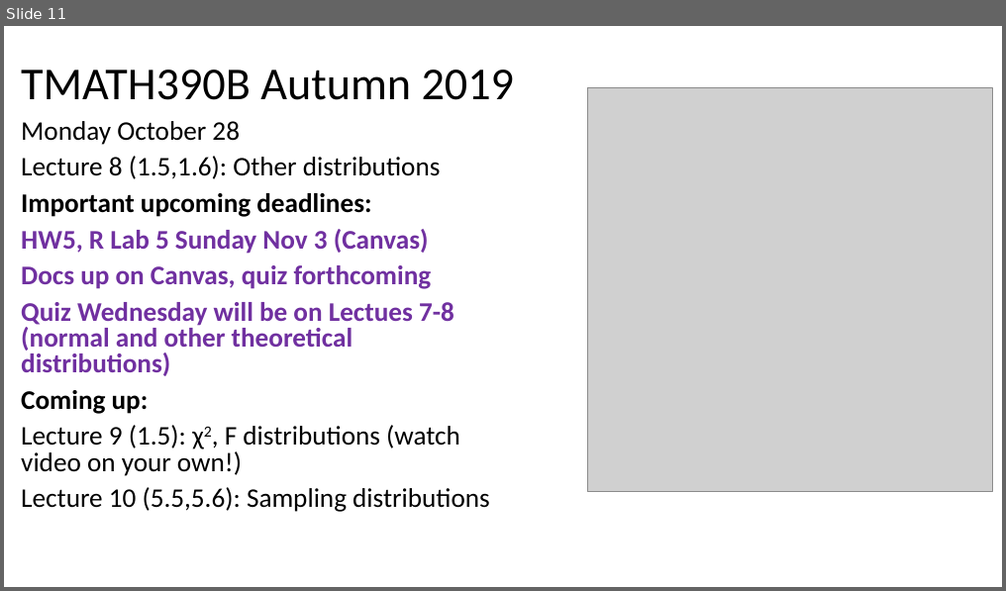
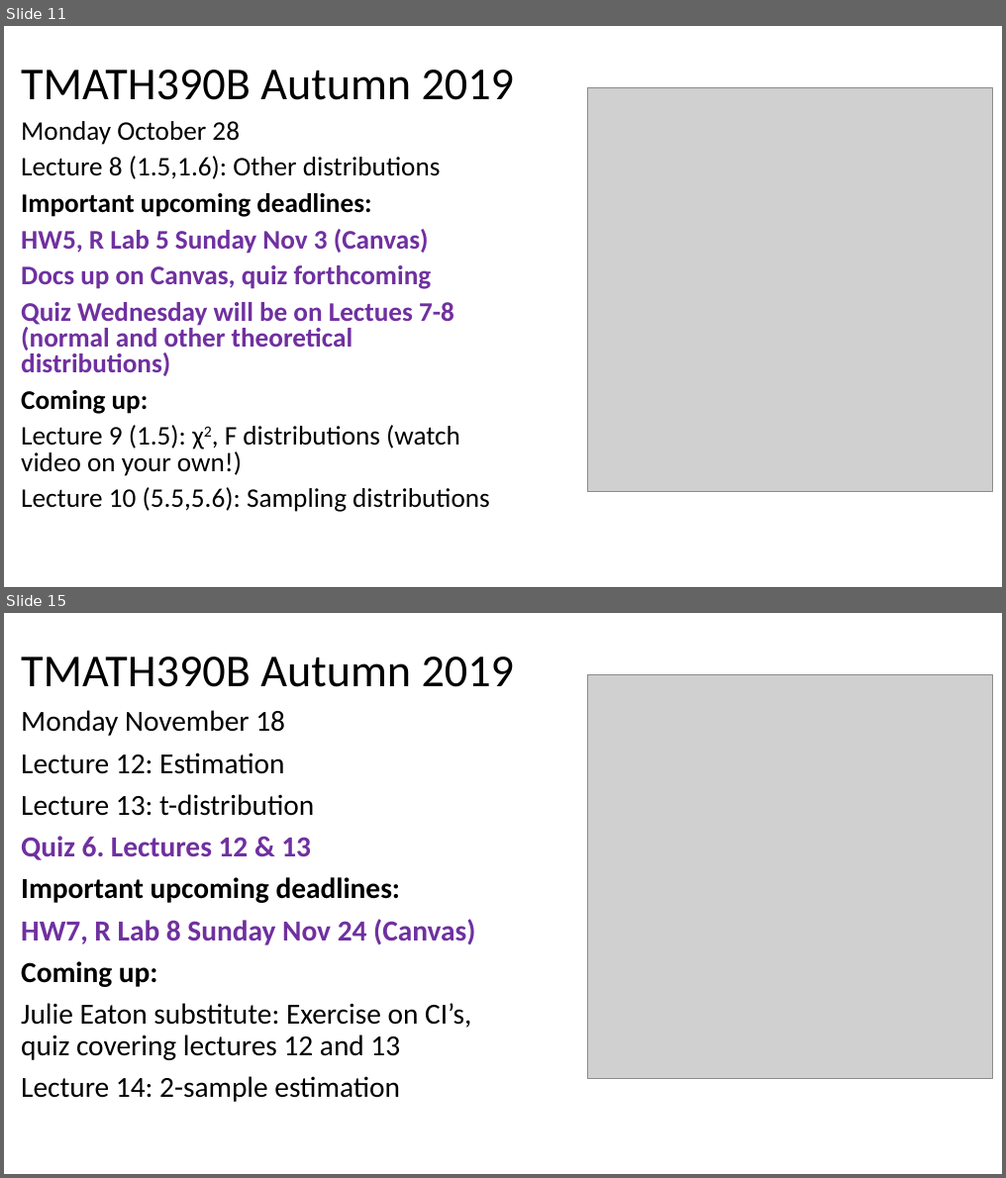
Before and after one commit to mkenn/TMATH390R, a slide deck: TMATH390InClassRProj/TMATH390Au19MW_DailyAgenda.pptx. Shown one above the other, each under a label of ours: slide 11 before the commit, slides 11 and 15 after it; the slides between them are not shown. The pictures are 1006x591 and 1006x1178 pixels, drawn with LibreOffice and Linux fonts; fonts in the diff are those of the drawing; grey boxes stand for pictures. Boxes give left, top, right and bottom in pixels: in the first picture for what was removed or moved away, otherwise in the second. Text is boxed around its words. In the diff, an @@ line names an element or a change of style, - is before the commit and + after.

```diff
--- a/TMATH390InClassRProj/TMATH390Au19MW_DailyAgenda.pptx
+++ b/TMATH390InClassRProj/TMATH390Au19MW_DailyAgenda.pptx
@@ slide 15 added at (4, 613, 1002, 1174), background #FFFFFF @@
@@ title added at (21, 657, 515, 687), 44 pt, text #000000 @@
+TMATH390B Autumn 2019
@@ picture added at (588, 674, 993, 1079) @@
@@ text added at (21, 710, 475, 1102), 28 pt, text #000000 @@
+Monday November 18
+Lecture 12: Estimation
+Lecture 13: t-distribution
+Quiz 6. Lectures 12 & 13
+Important upcoming deadlines:
+HW7, R Lab 8 Sunday Nov 24 (Canvas)
+Coming up:
+Julie Eaton substitute: Exercise on CI’s, quiz covering lectures 12 and 13
+Lecture 14: 2-sample estimation
```
Also in this commit, not shown: 2 slides changed, 6 other slides added.
